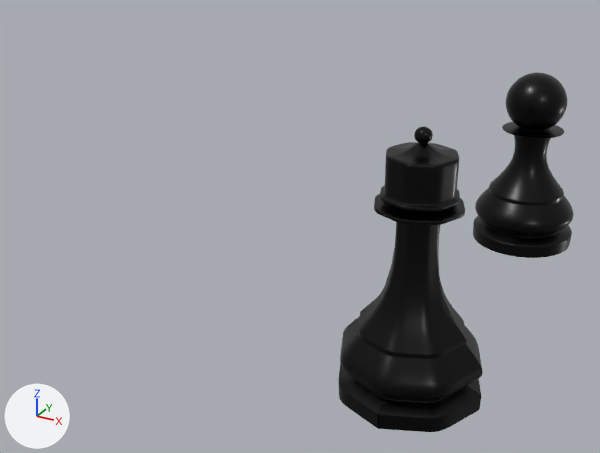
A saved change to the Blender file Chess Set/1/chess-set.blend.
Camera for both pictures: a 50 mm camera at (2.89, -7.94, 5.78) aimed at (-2.5, 1.88, 0.87). The axes (+X, +Y, +Z) are drawn at lower left. The lights are the same throughout. The picture after the commit comes second.

The first picture shows 'SM_Pawn', 'SM_Queen'.
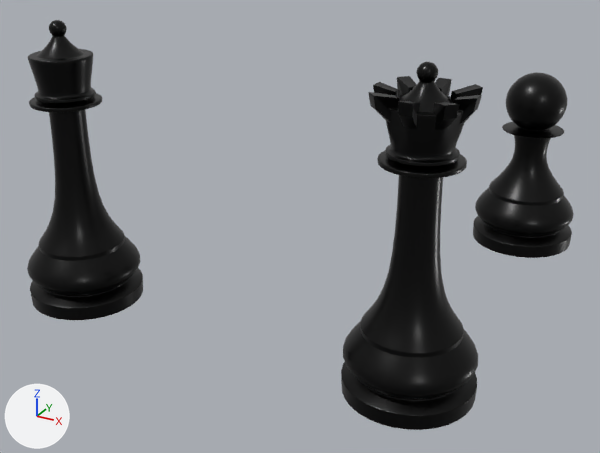
Commit message: Continue modelling chess set: Queen

Location of each change, (x1, y1, x2, y2) in pixels of the pictures (600 x 453 px; the box of a moved part takes in the faces that stretch with it):
'SM_Queen', reshaped (20% taller): before (339, 126, 483, 432); after (341, 62, 483, 430)
'SM_King_Queen_Base', added (black): after (27, 20, 143, 320)
part 1 of me_cube, moved or reshaped: before (339, 126, 483, 432); after (345, 62, 483, 430)

Edits to the bpy script that builds the scene:
```text
Change me_cube:
    used by ob_sm_queen; location = (0.0, 0.0, 0.0)
    remove me_cube.from_pydata(...)  # 305 vertices, 258 faces; spans x 0.0..0.94, y -0.94..0.0, z 0.0..3.25
    add me_cube.from_pydata(...)  # 372 vertices, 316 faces; spans x 0.0..0.94, y -0.94..0.0, z 0.0..3.95
    me_cube part 1: 1 vertex moved within x 0.0, y -0.88, z 0.2; 259 vertices removed from x 0.0..0.85, y -0.88..0.0, z 0.0..3.25; 326 vertices added at x 0.0..0.56, y -0.87..0.0, z 0.0..3.95
Add me_cube_004:
    me_cube_004.from_pydata(...)  # 338 vertices, 336 faces; spans x -0.94..0.94, y -0.94..0.94, z 0.0..3.95
    me_cube_004.polygons.foreach_set('use_smooth', [True] * 336)
    me_cube_004.materials.append(mat_m_blackchesspiece)  # black #000000
Add ob_sm_king_queen_base:
    ob_sm_king_queen_base = bpy.data.objects.new('SM_King_Queen_Base', me_cube_004)
    ob_sm_king_queen_base.location = (-5.0, 0.0, 0.0)
    _m = ob_sm_king_queen_base.modifiers.new('Subdivision', 'SUBSURF')
    _m.levels = 3
    _m.render_levels = 3
```
